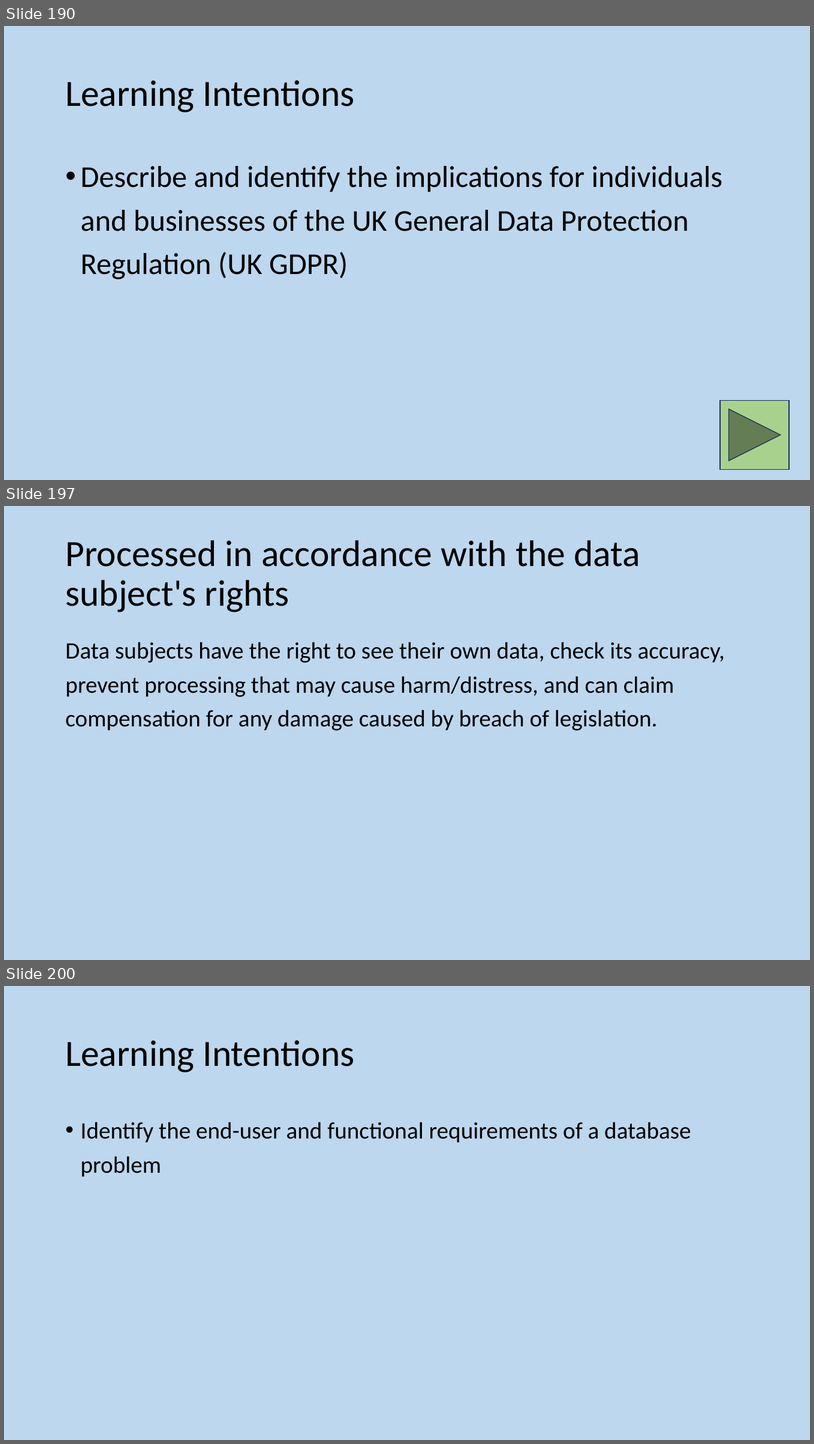
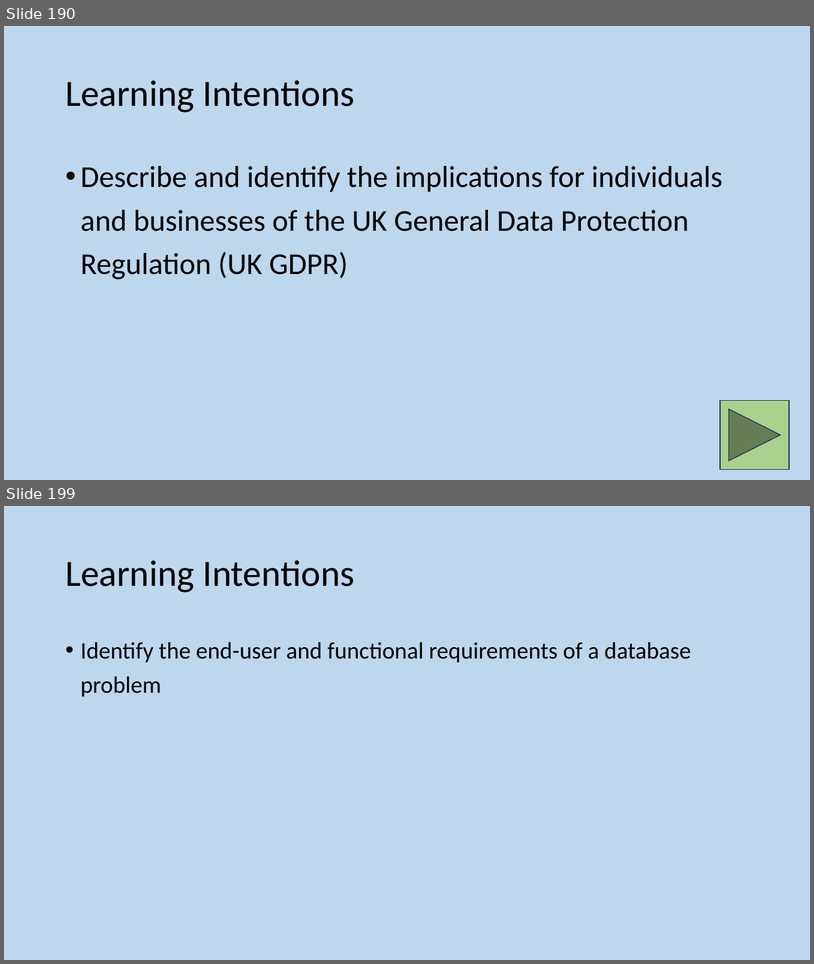
Before and after one commit to MrFriendCS/MrFriendCS.github.io, a slide deck: n5/ddd/N5 CS DDD Slides.pptx. Shown one above the other, each under a label of ours: slides 190, 197 and 200 before the commit, slides 190 and 199 after it; the slides between them are not shown. The pictures are 814x1444 and 814x964 pixels, drawn with LibreOffice and Linux fonts; fonts in the diff are those of the drawing. Boxes give left, top, right and bottom in pixels: in the first picture for what was removed or moved away, otherwise in the second. Text is boxed around its words. In the diff, an @@ line names an element or a change of style, - is before the commit and + after.

```diff
--- a/n5/ddd/N5 CS DDD Slides.pptx
+++ b/n5/ddd/N5 CS DDD Slides.pptx
@@ slide 197 removed at [4,506,810,960], background #BDD7EE @@
@@ title removed at [65,540,641,612] @@
-Processed in accordance with the data subject's rights
@@ text removed at [65,642,725,730] @@
-Data subjects have the right to see their own data, check its accuracy, prevent processing that may cause harm/distress, and can claim compensation for any damage caused by breach of legislation.
@@ what was slide 200 is now slide 199 @@
```
Also in this commit, not shown: 8 slides changed, 1 slide added, 1 other slide removed, 1 other file.
